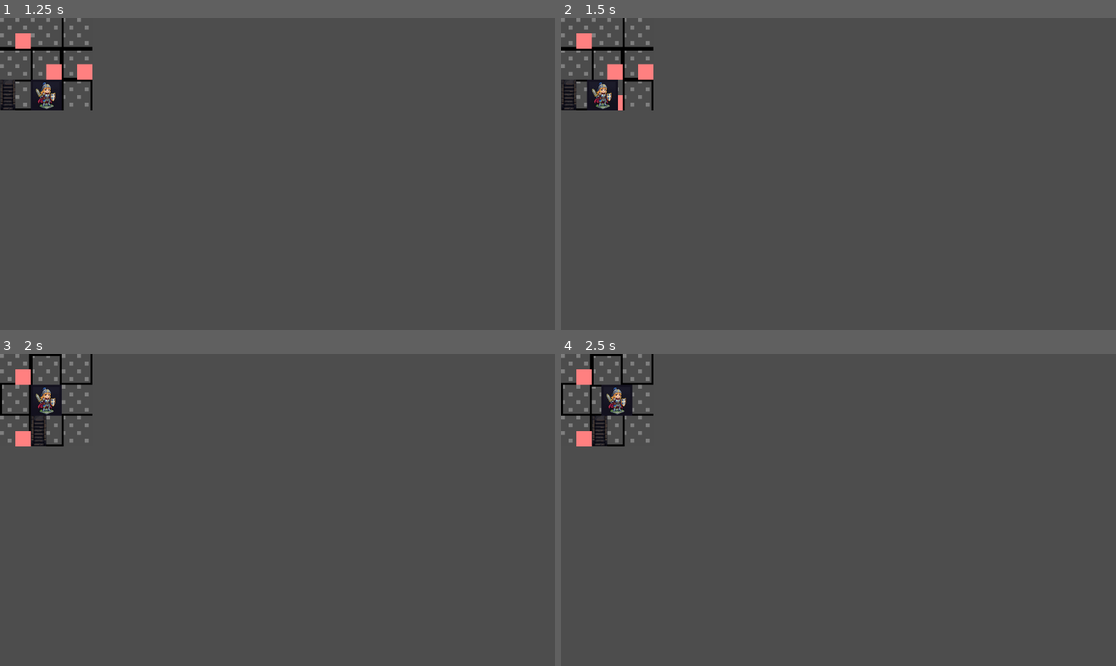
Above: before the commit, frames 1-4 (two rows, left to right).
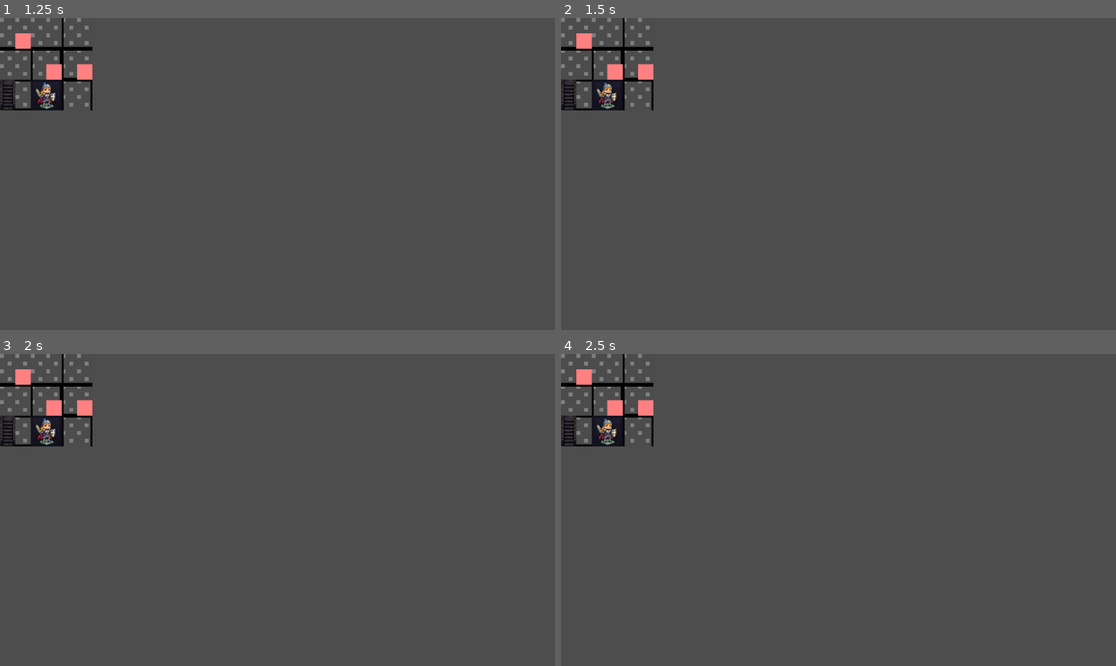
Above: after the commit, the same moments.

Repository: cutopia/paladin_dungeon
Game: Godot game, scene res://main.tscn
Two runs of this game, one before a commit and one after it. Both use one fixed random seed, a clock stepped at 60 frames per second and the inputs below.
Inputs (mouse positions are in pixels of both pictures, inside the frame that each line leads up to):
- Up to frame 1 (1.25 s): tap Enter at 0.5 s; move the mouse to (399, 158) at 0.52 s; click (399, 158) at 0.67 s
- Up to frame 2 (1.5 s): tap Space at 1.25 s; move the mouse to (727, 189) at 1.27 s; click (727, 189) at 1.42 s
- Up to frame 3 (2 s): no input
- Up to frame 4 (2.5 s): move the mouse to (894, 441) at 2.02 s; click (894, 441) at 2.17 s

Frame 1 is identical in both runs. In frame 2, 0.4% of the frame differs, in the area x 4-12%, y 19-30%; in frame 3, 2.0%; in frame 4, 2.0%, in the area x 0-17%, y 0-30%.

Commit message:
paladin does combat

Diff:
--- /dev/null
+++ b/scenes/CombatStats.gd
@@ -0,0 +1,36 @@
+extends Node
+
+# Shared combat statistics for entities (Paladin, Monster)
+class_name CombatStats
+
+@export var max_health: int = 100
+@export var attack: int = 10
+@export var experience: int = 0
+@export var level: int = 1
+
+var health: int
+
+func _ready():
+	health = max_health
+
+func take_damage(amount: int) -> bool:
+	health -= amount
+	if health <= 0:
+		return true  # Entity defeated
+	return false
+
+func heal(amount: int) -> void:
+	health = min(health + amount, max_health)
+
+func gain_experience(exp: int) -> void:
+	experience += exp
+	# Level up every 100 experience points (simple progression)
+	if experience >= level * 100:
+		level_up()
+
+func level_up() -> void:
+	level += 1
+	max_health += 10
+	health = max_health
+	attack += 2
+	print("Level up! Now level ", level, " with ", attack, " attack and ", max_health, " health")
--- a/scenes/Monster.gd
+++ b/scenes/Monster.gd
@@ -11,10 +11,11 @@
 		monster_type = value
 		update_monster_visuals()
 
-var damage := 5
-var health := 20
-var exp_reward := 10
-var gold_reward := 5
+# Combat stats
+var damage: int = 5
+var health: int = 20
+var exp_reward: int = 10
+var gold_reward: int = 5
 
 func _ready():
 	update_monster_visuals()
--- a/scenes/Paladin.gd
+++ b/scenes/Paladin.gd
@@ -13,6 +13,13 @@
 	WEST = 3
 }
 
+# Combat stats
+var max_health: int = 50
+var health: int = 50
+var attack: int = 8
+var experience: int = 0
+var level: int = 1
+
 func _ready():
 	# Find the DungeonGrid node (assumed first child of parent)
 	var children = get_parent().get_children()
@@ -99,6 +106,10 @@
 	current_room = target_node
 	print("Arrived at new room")
 
+	# Check if this room has a monster
+	if current_room.has_monster():
+		await handle_combat(current_room.get_monster())
+
 	# Check if this room has a stairwell
 	if current_room.has_stairwell:
 		print("Paladin reached the stairwell! Descending to next level...")
@@ -107,6 +118,90 @@
 	# Wait briefly before moving again
 	await get_tree().create_timer(0.5).timeout
 	move_to_next_room()
+
+func handle_combat(monster: Node2D) -> void:
+	print("Combat started with monster!")
+
+	# Get monster stats from its script
+	var monster_health = monster.health
+	var monster_attack = monster.damage
+
+	while health > 0 and monster_health > 0:
+		# Paladin attacks monster
+		monster_health -= attack
+		print("Paladin hits monster for ", attack, " damage. Monster has ", monster_health, " HP left")
+
+		# Visual feedback: flash room red
+		flash_room_red()
+
+		if monster_health <= 0:
+			break
+
+		# Monster attacks paladin
+		health -= monster_attack
+		print("Monster hits paladin for ", monster_attack, " damage. Paladin has ", health, " HP left")
+
+		# Visual feedback: flash room red (paladin taking damage)
+		flash_room_red()
+
+		# Small delay between attacks
+		await get_tree().create_timer(0.3).timeout
+
+	if health <= 0:
+		print("Paladin defeated!")
+		queue_free()
+	else:
+		print("Monster defeated! Gaining ", monster.exp_reward, " experience")
+		gain_experience(monster.exp_reward)
+
+		# Remove the monster from the room
+		current_room.get_monster().queue_free()
+		current_room.monster = null
+
+		# Wait briefly after combat before moving again
+		await get_tree().create_timer(1.0).timeout
+
+func gain_experience(exp: int) -> void:
+	experience += exp
+	print("Paladin gained ", exp, " experience. Total: ", experience)
+
+	# Level up every 100 experience points (simple progression)
+	if experience >= level * 100:
+		level_up()
+
+func level_up() -> void:
+	level += 1
+	max_health += 10
+	health = max_health
+	attack += 2
+	print("Level up! Now level ", level, " with ", attack, " attack and ", max_health, " health")
+
+func flash_room_red() -> void:
+	if not current_room:
+		return
+
+	# Get the room's ColorRect or create one if needed
+	var color_rect = null
+
+	# Try to find existing ColorRect in room
+	for child in current_room.get_children():
+		if child is ColorRect:
+			color_rect = child
+			break
+
+	# If no ColorRect found, we'll flash the room directly
+	if not color_rect:
+		# Create a temporary overlay
+		var overlay = ColorRect.new()
+		overlay.size = Vector2(64, 64)
+		overlay.position = Vector2(0, 0)
+		current_room.add_child(overlay)
+		color_rect = overlay
+
+	# Flash red with more visibility
+	var tween = create_tween().set_loops(3)
+	tween.tween_property(color_rect, "modulate", Color(1.0, 0.0, 0.0, 0.7), 0.05)
+	tween.tween_property(color_rect, "modulate", Color(1.0, 1.0, 1.0, 1.0), 0.05)
 
 func handle_stairwell() -> void:
 	var old_x = int(current_room.position.x / dungeon_grid.ROOM_SIZE)
